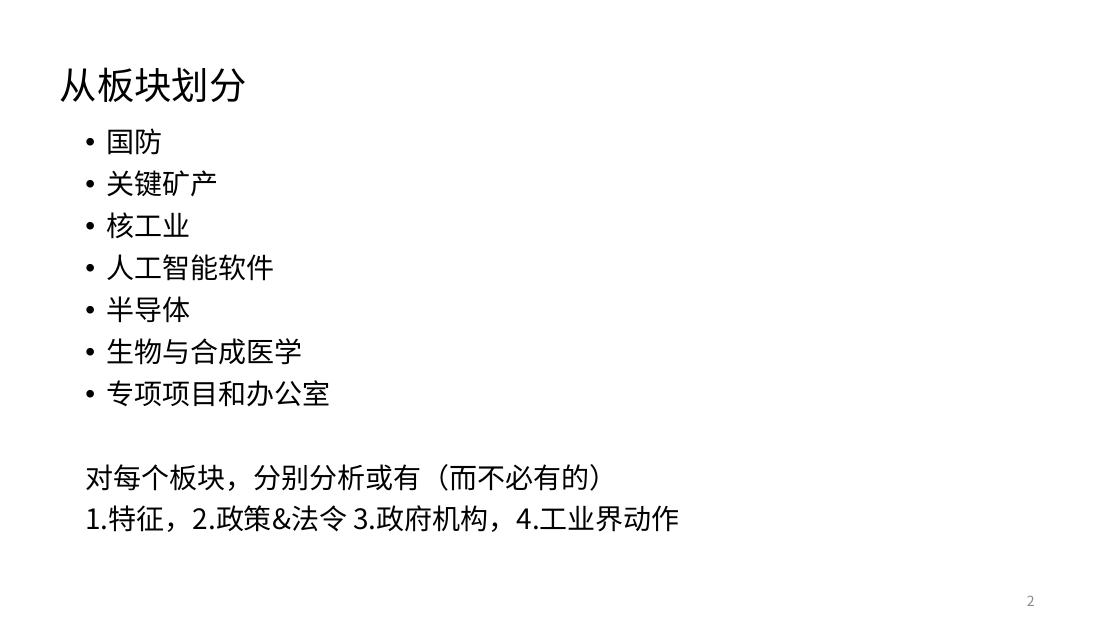
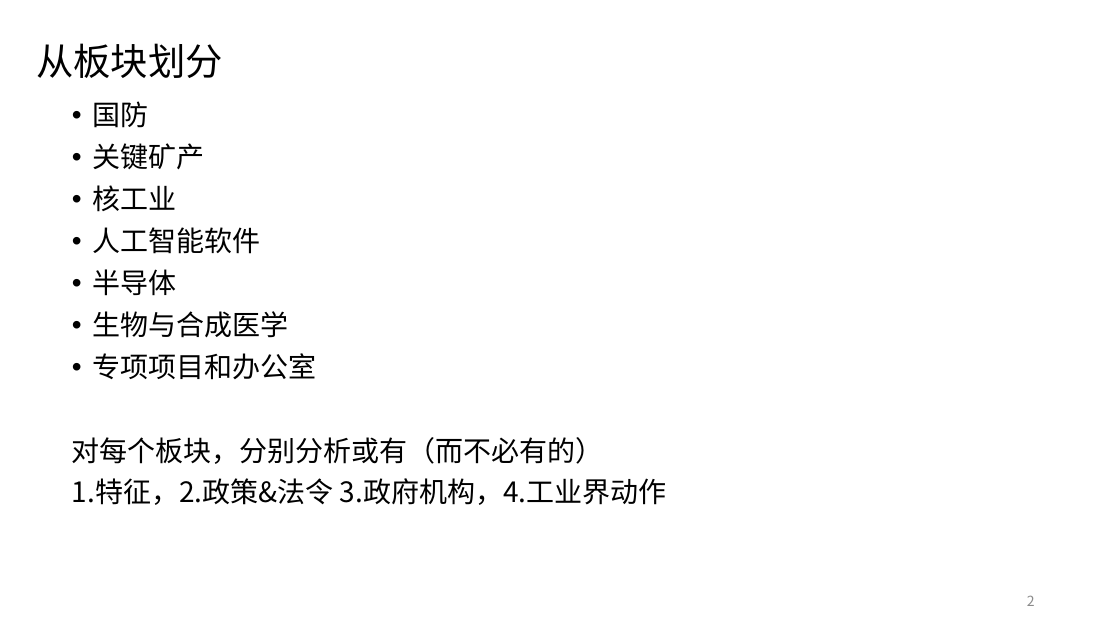
Before and after one commit to Evenszhou/research-reports, a slide deck: slide 2 of 美国产业政策报告/美国产业政策2024-2025.pptx. Drawn at 1120x630 pixels with LibreOffice and Linux fonts; fonts in the diff are those of the drawing. Boxes give left, top, right and bottom in pixels: in the first picture for what was removed or moved away, otherwise in the second. Text is boxed around its words. In the diff, an @@ line names an element or a change of style, - is before the commit and + after.

```diff
--- a/美国产业政策报告/美国产业政策2024-2025.pptx
+++ b/美国产业政策报告/美国产业政策2024-2025.pptx
@@ title "从板块划分": place and size @@
-title "从板块划分" at (60,67,247,102)
+title "从板块划分" at (36,43,223,78)
@@ text "国防": place and size @@
-text "国防" at (85,128,680,532)
+text "国防" at (72,101,667,505)
```
Also in this commit, not shown: 5 other slides changed, 22 other files.
